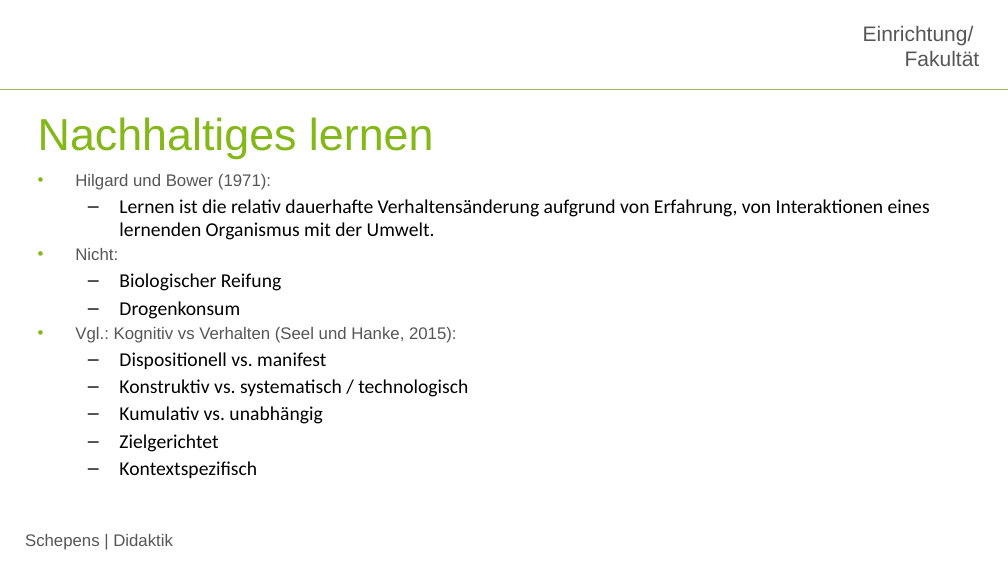
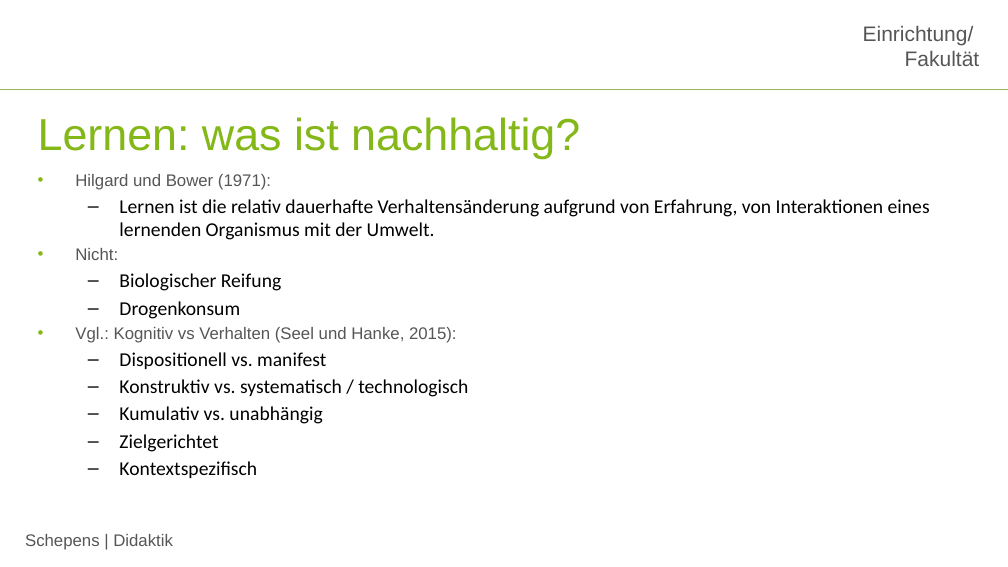
Before and after one commit to jobschepens/didakt, a slide deck: slide 2 of folien/week2.pptx. Drawn at 1008x567 pixels with LibreOffice and Linux fonts; fonts in the diff are those of the drawing; background and template pictures are left out. Boxes give left, top, right and bottom in pixels: in the first picture for what was removed or moved away, otherwise in the second. Text is boxed around its words. In the diff, an @@ line names an element or a change of style, - is before the commit and + after.

Commit message:
w2

```diff
--- a/folien/week2.pptx
+++ b/folien/week2.pptx
@@ title at (x1=38, y1=117, x2=580, y2=159): text changed @@
-Nachhaltiges lernen
+Lernen: was ist nachhaltig?
```
